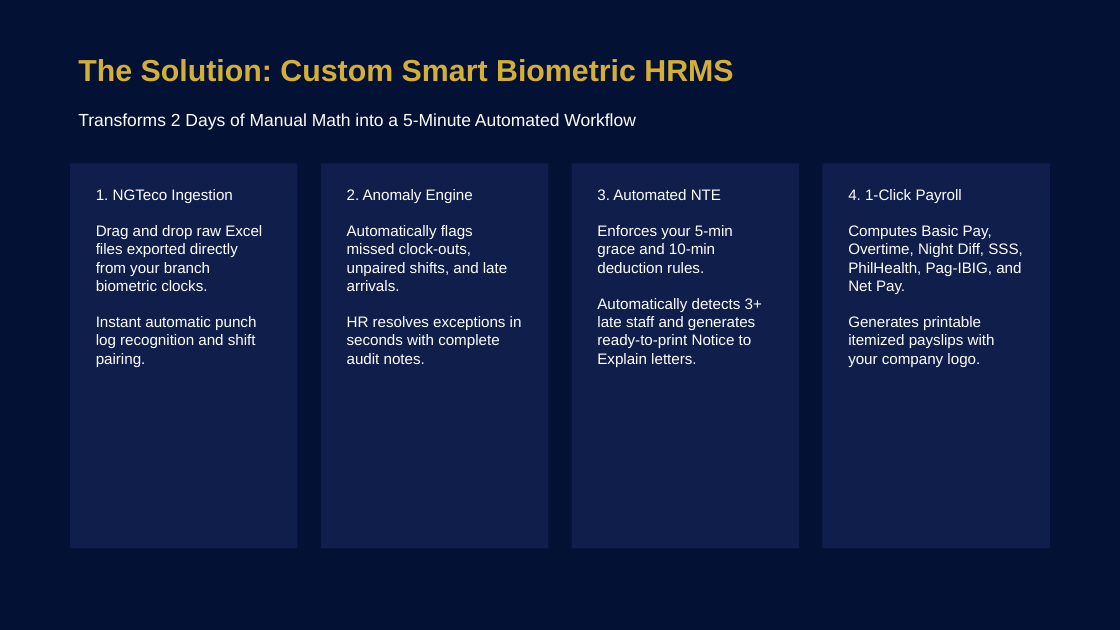
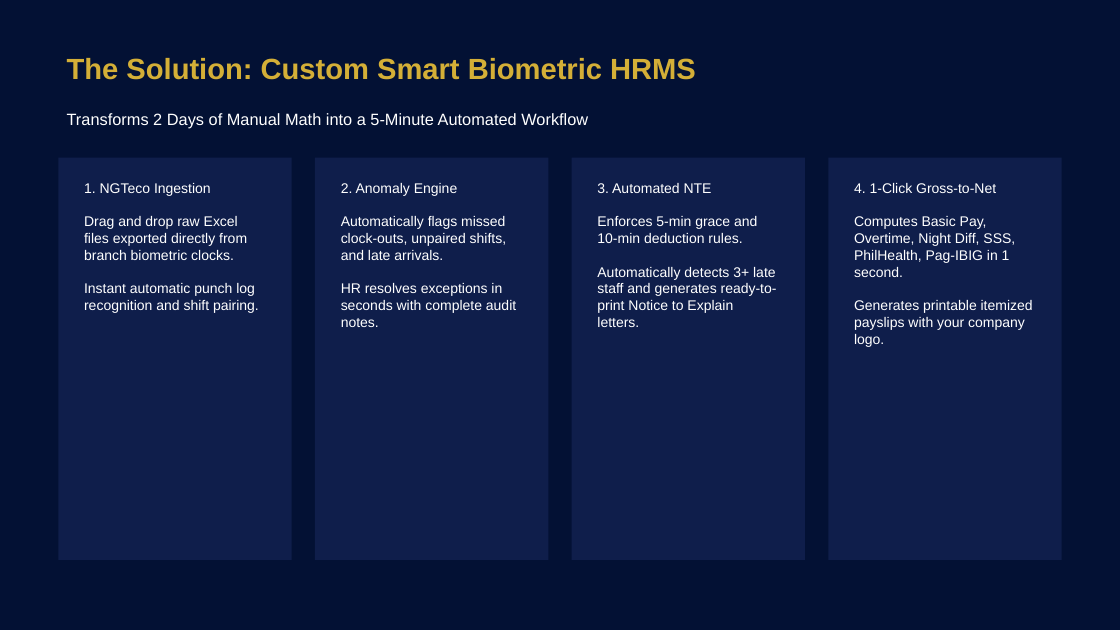
Before and after one commit to jasonvelasquez1410/laybare-payroll-system, a slide deck: slide 4 of ALRAJJ_LEGACY_Payroll_Demo_Presentation.pptx (slide 3 before the commit). Drawn at 1120x630 pixels with LibreOffice and Linux fonts; fonts in the diff are those of the drawing. Boxes give left, top, right and bottom in pixels: in the first picture for what was removed or moved away, otherwise in the second. Text is boxed around its words. In the diff, an @@ line names an element or a change of style, - is before the commit and + after.

Commit message:
feat: add Sethcon profile & ecosystem, PO-to-Accounting workflow, and 5-step BPI disbursement pipeline

```diff
--- a/ALRAJJ_LEGACY_Payroll_Demo_Presentation.pptx
+++ b/ALRAJJ_LEGACY_Payroll_Demo_Presentation.pptx
@@ text "The Solution: Custom Smart Biometric ...": place and size @@
-text "The Solution: Custom Smart Biometric ..." at bbox=[78, 59, 733, 82]
+text "The Solution: Custom Smart Biometric ..." at bbox=[67, 58, 696, 80]
@@ text "The Solution: Custom Smart Biometric ..." at bbox=[67, 58, 696, 80]: size 26 to 25 pt @@
@@ text "Transforms 2 Days of Manual ...": place and size @@
-text "Transforms 2 Days of Manual ..." at bbox=[78, 113, 636, 130]
+text "Transforms 2 Days of Manual ..." at bbox=[67, 113, 588, 129]
@@ text "Transforms 2 Days of Manual ..." at bbox=[67, 113, 588, 129]: size 15 to 14 pt @@
@@ rectangle: place and size @@
-rectangle at bbox=[70, 163, 297, 548]
+rectangle at bbox=[58, 158, 292, 560]
@@ text "1. NGTeco Ingestion": place and size @@
-text "1. NGTeco Ingestion" at bbox=[96, 189, 262, 367]
+text "1. NGTeco Ingestion" at bbox=[84, 183, 259, 313]
@@ rectangle: place and size @@
-rectangle at bbox=[321, 163, 549, 548]
+rectangle at bbox=[315, 158, 549, 560]
@@ text "2. Anomaly Engine" at bbox=[341, 183, 516, 327]: size 13 to 12 pt @@
@@ rectangle: place and size @@
-rectangle at bbox=[572, 163, 800, 548]
+rectangle at bbox=[572, 158, 806, 560]
@@ rectangle: place and size @@
-rectangle at bbox=[823, 163, 1050, 548]
+rectangle at bbox=[828, 158, 1062, 560]
@@ text at bbox=[84, 183, 259, 313]: size 13 to 12 pt in "1. NGTeco Ingestion", "Instant automatic punch log recognition and shift ..." @@
@@ text at bbox=[597, 183, 777, 327]: size 13 to 12 pt in "3. Automated NTE", "Automatically detects 3+ late staff and generates ..." @@
@@ text at bbox=[854, 183, 1015, 277]: text changed; size 13 to 12 pt @@
-4. 1-Click Payroll
-Computes Basic Pay, Overtime, Night Diff, SSS, PhilHealth, Pag-IBIG, and Net Pay.
+4. 1-Click Gross-to-Net
+Computes Basic Pay, Overtime, Night Diff, SSS, PhilHealth, Pag-IBIG in 1 second.
@@ text at bbox=[84, 216, 247, 260]: text changed; size 13 to 12 pt @@
-Drag and drop raw Excel files exported directly from your branch biometric clocks.
+Drag and drop raw Excel files exported directly from branch biometric clocks.
@@ text at bbox=[597, 216, 757, 243]: text changed; size 13 to 12 pt @@
-Enforces your 5-min grace and 10-min deduction rules.
+Enforces 5-min grace and 10-min deduction rules.
@@ text at bbox=[854, 300, 1033, 347]: size 13 to 12 pt in "Generates printable itemized payslips with your company ..." @@
```
Also in this commit, not shown: 6 other slides changed, 2 slides added, 5 other files.
